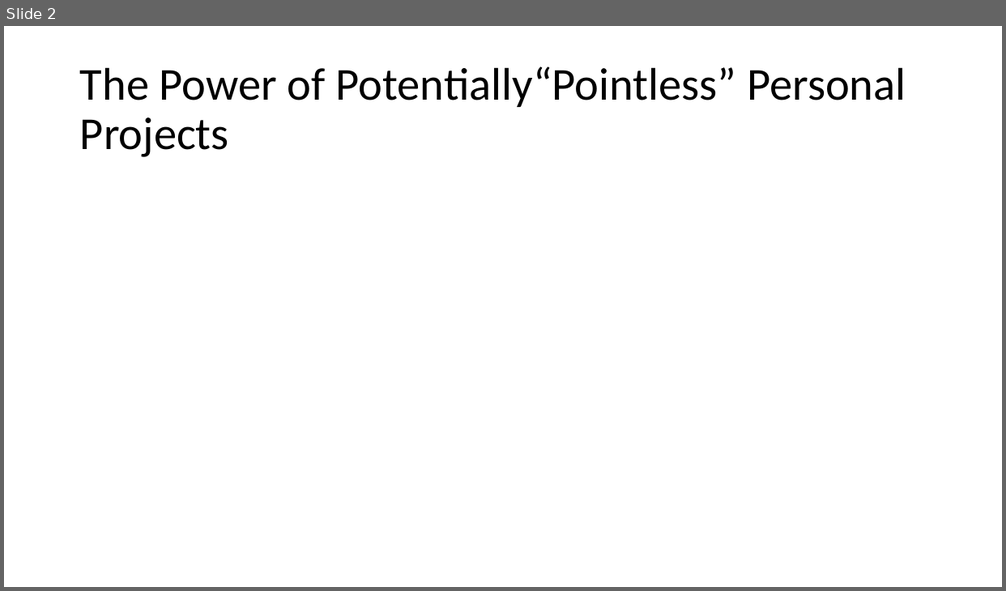
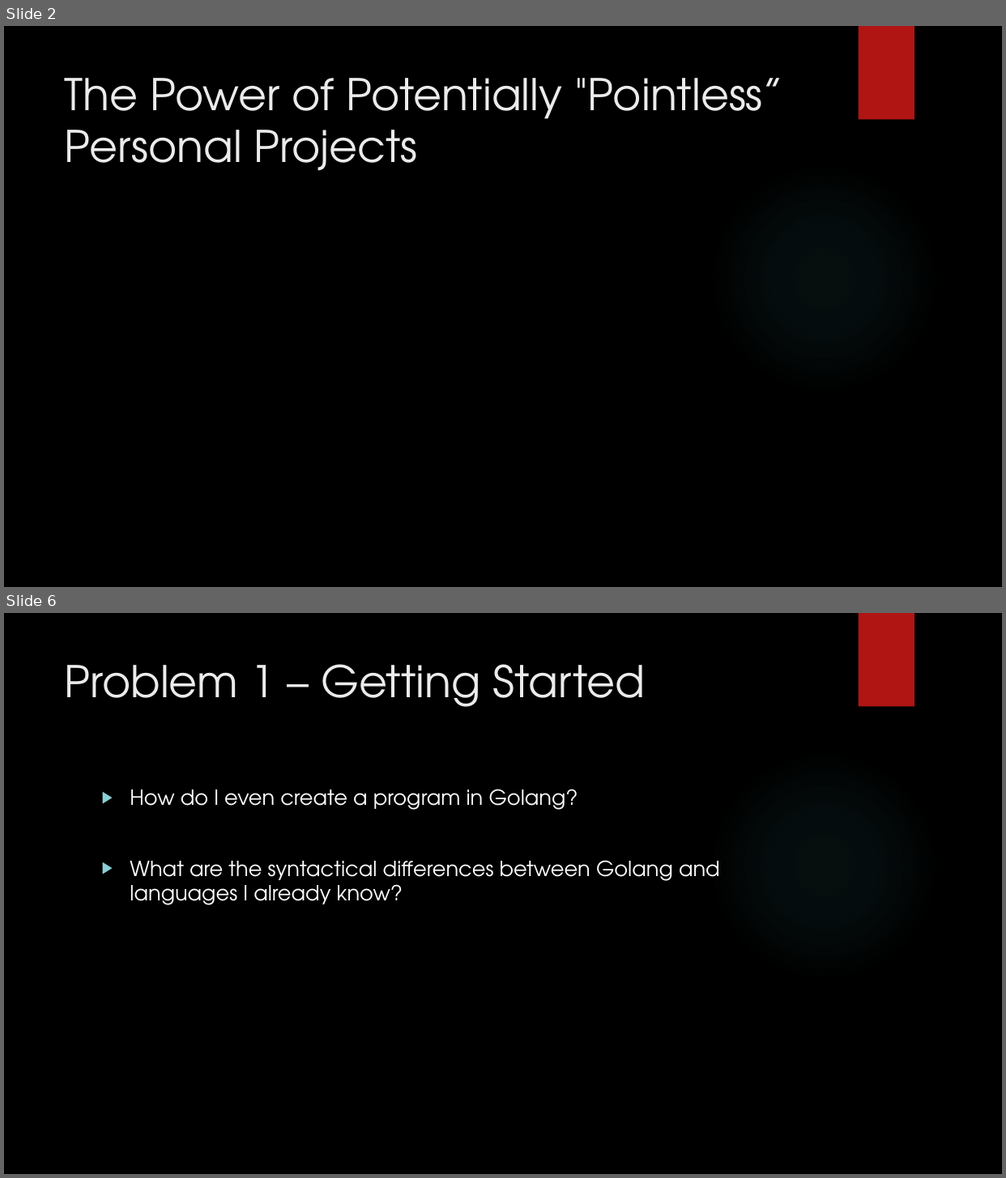
Before and after one commit to jaminologist/GopherLife, a slide deck: GopherLife.pptx. Shown one above the other, each under a label of ours: slide 2 before the commit, slides 2 and 6 after it; the slides between them are not shown. The pictures are 1006x591 and 1006x1178 pixels, drawn with LibreOffice and Linux fonts; fonts in the diff are those of the drawing; background and template pictures are left out. Boxes give left, top, right and bottom in pixels: in the first picture for what was removed or moved away, otherwise in the second. Text is boxed around its words. In the diff, an @@ line names an element or a change of style, - is before the commit and + after.

```diff
--- a/GopherLife.pptx
+++ b/GopherLife.pptx
@@ slide 6 added at box(4, 613, 1002, 1174), background picture (left out); not listed: 2 template elements that a slide beside it also shows @@
@@ title added at box(65, 664, 645, 707), 42 pt, text #EBEBEB @@
+Problem 1 – Getting Started
@@ text added at box(130, 789, 720, 905), 20 pt, text #FFFFFF @@
+▶ How do I even create a program in Golang?
+▶ What are the syntactical differences between Golang and languages I already know?
@@ slide 2 changed as well @@
@@ background #FFFFFF to picture (left out) @@
@@ rectangle added at box(859, 26, 914, 120), fill #B01513 @@
@@ title "The Power of Potentially "Pointless” ..." at box(65, 78, 784, 171): vertical alignment middle to top @@
@@ title at box(65, 78, 784, 171): text changed; size 44 to 42 pt; font Calibri to TeX Gyre Adventor; text colour #000000 to #EBEBEB @@
-The Power of Potentially“Pointless” Personal Projects
+The Power of Potentially "Pointless” Personal Projects
@@ ellipse added at box(709, 163, 939, 394), fill gradient #50B9C1 @@
```
Also in this commit, not shown: 11 other slides changed, 9 other slides added.
